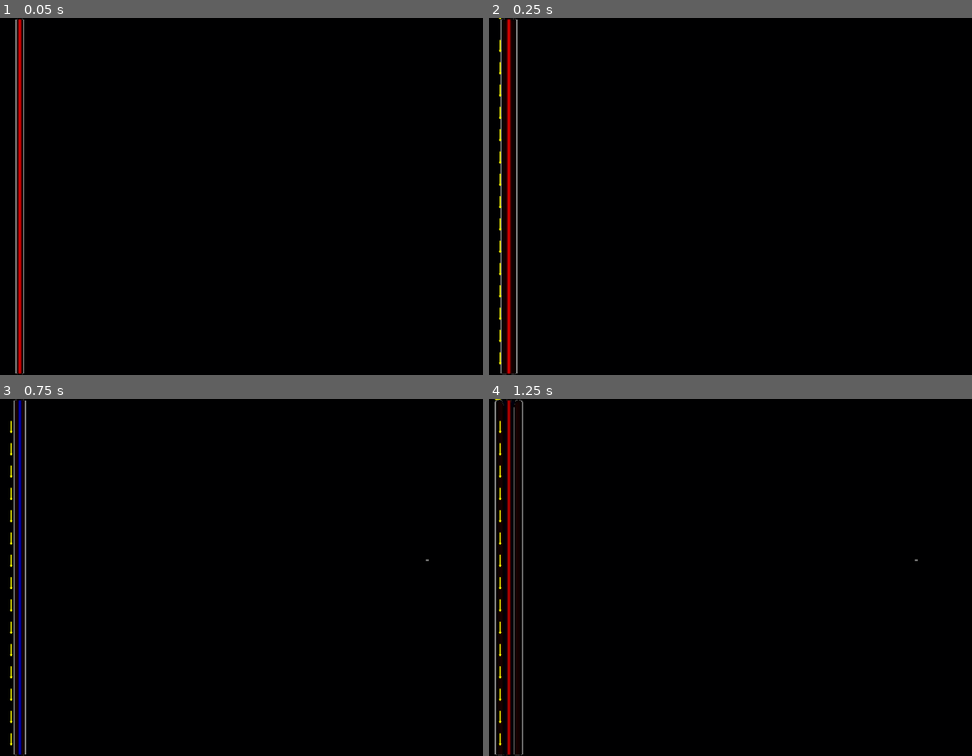
Above: before the commit, frames 1-4 (two rows, left to right).
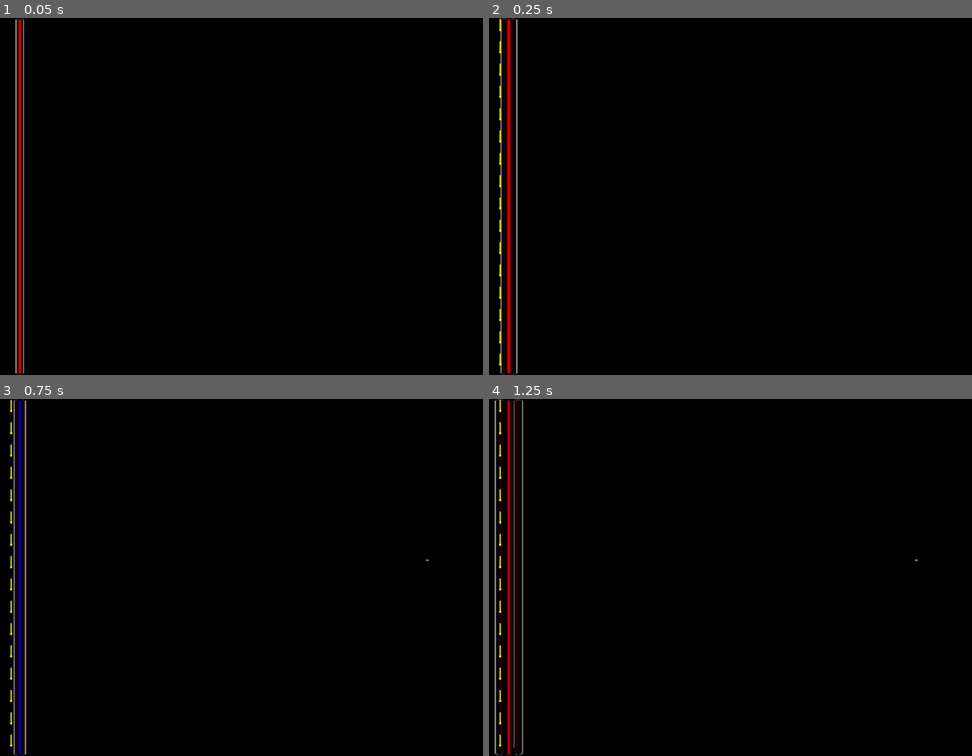
Above: after the commit, the same moments.

Repository: mjXmsdgh/Maxwellsequations
Game: Godot game, scene res://scene/main.tscn
The game is run twice, just before and just after one commit, with the same random seed, the same clock (stepped at 60 frames per second) and the same inputs. The project has no main scene, so this scene is started directly.
Inputs (mouse positions are in pixels of both pictures, inside the frame that each line leads up to):
- Up to frame 1 (0.05 s): no input
- Up to frame 2 (0.25 s): no input
- Up to frame 3 (0.75 s): tap Enter at 0.5 s; move the mouse to (425, 559) at 0.52 s; tap R at 0.6 s; click (425, 559) at 0.67 s
- Up to frame 4 (1.25 s): no input

Frame 1 is identical in both runs. In frame 2, 0.1% of the frame differs, in the area x 1-5%, y 0-100%; in frame 3, 0.1%; in frame 4, 0.2%, in the area x 1-8%, y 0-100%.

Commit message:
Fix Yee grid indexing and update logic for FDTD fields
Corrects the update equations and array indexing for Hx and Ez fields to match the standard Yee grid definitions in FDTDEngine.gd. Updates the MagneticFieldVisualizer to interpolate magnetic field vectors at the correct grid locations. Adjusts unit tests to reflect the new indexing and update logic, ensuring accurate validation of field calculations and visualizer interpolation.

Diff:
--- a/script/FDTDEngine.gd
+++ b/script/FDTDEngine.gd
@@ -94,10 +94,15 @@
 func _update_magnetic_field():
 	var update_factor = COURANT_NUMBER * time_scale
 	for y in range(1, GRID_HEIGHT - 1):
-		for x in range(1, GRID_WIDTH - 1):
+		# Hxの更新: Hx(i, j+1/2)はEz(i, j+1)とEz(i, j)から計算される
+		# ループ範囲がHyと異なる場合があるが、ここでは簡単化のため同じループで処理
+		for x in range(1, GRID_WIDTH - 1): # 本来は for x in range(0, GRID_WIDTH -1)
 			var idx = y * GRID_WIDTH + x
-			# 更新量にtime_scaleを適用
-			hx[idx] = hx[idx] - update_factor * (ez[idx] - ez[idx - GRID_WIDTH])
+			# Hxの更新式を、より標準的なYeeグリッドの定義に修正
+			# Hx(i, j+1/2)の更新は -C * (Ez(i, j+1) - Ez(i, j))
+			hx[idx] = hx[idx] - update_factor * (ez[idx + GRID_WIDTH] - ez[idx])
+			# Hyの更新式は元々標準的な定義と一致していた
+			# Hy(i+1/2, j)の更新は C * (Ez(i+1, j) - Ez(i, j))
 			hy[idx] = hy[idx] + update_factor * (ez[idx + 1] - ez[idx])
 
 func _update_electric_field():
@@ -106,8 +111,9 @@
 		for x in range(1, GRID_WIDTH - 1):
 			var idx = y * GRID_WIDTH + x
 
-			# 更新量にtime_scaleを適用
-			ez[idx] = ez[idx] + update_factor * ((hy[idx] - hy[idx - 1]) - (hx[idx + GRID_WIDTH] - hx[idx]))
+			# Hxのインデックス定義の変更に伴い、Ezの更新式も修正
+			# dHx/dy は Hx(i, j+1/2) - Hx(i, j-1/2) -> hx[idx] - hx[idx - GRID_WIDTH]
+			ez[idx] = ez[idx] + update_factor * ((hy[idx] - hy[idx - 1]) - (hx[idx] - hx[idx - GRID_WIDTH]))
 
 			if obstacle_map[idx] == OBSTACLE_VALUE:
 				ez[idx] = 0.0
--- a/script/MagneticFieldVisualizer.gd
+++ b/script/MagneticFieldVisualizer.gd
@@ -62,13 +62,15 @@
 
 	# 描画するベクトルのデータを準備（計算の重複を避けるため）
 	var vectors_to_draw: Array[Dictionary] = []
-	# 補間に伴う配列の範囲外アクセスを避けるため、ループ範囲を調整
-	for y in range(0, grid_height - 1, draw_step):
+	# 補間に伴う配列の範囲外アクセスを避けるため、ループ範囲を y=1 から開始
+	for y in range(1, grid_height - 1, draw_step):
 		for x in range(1, grid_width, draw_step):
 			var idx = y * grid_width + x
 
-			# Yeeグリッドのスタッガード配置を考慮し、磁場ベクトルをグリッド中心に補間
-			var hx_interp = (hx[idx] + hx[idx + grid_width]) * 0.5
+			# Yeeグリッドのスタッガード配置を考慮し、磁場ベクトルをEzグリッド中心(i,j)に補間
+			# Hx(i,j) = ( Hx(i, j+1/2) + Hx(i, j-1/2) ) / 2
+			# Hx(i, j+1/2) -> hx[idx], Hx(i, j-1/2) -> hx[idx - grid_width]
+			var hx_interp = (hx[idx] + hx[idx - grid_width]) * 0.5
 			var hy_interp = (hy[idx] + hy[idx - 1]) * 0.5
 			var vec_h = Vector2(hx_interp, hy_interp)
 
--- a/test/test_magnetic_field.gd
+++ b/test/test_magnetic_field.gd
@@ -59,14 +59,19 @@
 	# Ez(source_pos) = 1.0 によって、周囲のHxとHyが理論通りに変化したかを確認する。
 	var update_factor = FDTDEngine.COURANT_NUMBER * engine.time_scale
 
-	# Hxの期待値: Hx(i, j+1/2)の更新は -C * (Ez(i, j+1) - Ez(i, j))
-	# hx[j*w+i] は Hx(i, j-1/2) に対応
-	var hx_idx_below = source_pos.y * grid_width + source_pos.x
-	var expected_hx_below = -update_factor * (source_strength - 0.0)
+	# Hxの期待値: hx[j*w+i] は Hx(i, j+1/2) に対応する。
+	# 更新式: Hx(i, j+1/2) = Hx(i, j+1/2) - C * (Ez(i, j+1) - Ez(i, j))
+
+	# Hx below source: Hx(i, j-1/2) -> hx[(j-1)*w+i]
+	# この更新は Ez(i,j) と Ez(i,j-1) を使う
+	var hx_idx_below = (source_pos.y - 1) * grid_width + source_pos.x
+	var expected_hx_below = -update_factor * (source_strength - 0.0) # -C * (Ez(i,j) - Ez(i,j-1))
 	check.call(engine.hx[hx_idx_below], expected_hx_below, "Hx calculation (below source)")
 
-	var hx_idx_above = (source_pos.y + 1) * grid_width + source_pos.x # Hx(i, j+1/2)
-	var expected_hx_above = -update_factor * (0.0 - source_strength)
+	# Hx above source: Hx(i, j+1/2) -> hx[j*w+i]
+	# この更新は Ez(i,j+1) と Ez(i,j) を使う
+	var hx_idx_above = source_pos.y * grid_width + source_pos.x
+	var expected_hx_above = -update_factor * (0.0 - source_strength) # -C * (Ez(i,j+1) - Ez(i,j))
 	check.call(engine.hx[hx_idx_above], expected_hx_above, "Hx calculation (above source)")
 
 	# Hyの期待値: Hy(i+1/2, j)の更新は C * (Ez(i+1, j) - Ez(i, j))
@@ -79,9 +84,9 @@
 	var expected_hy_right = update_factor * (0.0 - source_strength)
 	check.call(engine.hy[hy_idx_right], expected_hy_right, "Hy calculation (right of source)")
 
-	if not all_tests_passed: return false
-	print("  [PASS] FDTDEngine magnetic field calculation logic.")
-	return true
+	if all_tests_passed:
+		print("  [PASS] FDTDEngine magnetic field calculation logic.")
+	return all_tests_passed
 
 
 # FDTDEngineの電場計算ロジックを検証するテスト
@@ -124,18 +129,20 @@
 	# --- Test Case 2: Curl from Hx ---
 	var engine_hx = FDTDEngine.new()
 	engine_hx.initialize()
-	engine_hx.hx[test_idx] = h_strength # Corresponds to Hx(i, j-1/2)
+	# hx[test_idx] は Hx(i, j+1/2) に対応
+	engine_hx.hx[test_idx] = h_strength
 	engine_hx._update_electric_field()
 
-	# Ez(i,j) update: -C * (Hx(i,j+1/2) - Hx(i,j-1/2)) -> -C * (hx[(j+1)*w+i] - hx[j*w+i])
-	# Ez(i,j) at test_idx gets a positive contribution from hx[test_idx] (i.e., from Hx(i, j-1/2))
-	var expected_ez_from_hx = update_factor * h_strength
-	check.call(engine_hx.ez[test_idx], expected_ez_from_hx, "Ez(i,j) from Hx(i,j-1/2)")
+	# Ez(i,j)の更新式: ... - C * (Hx(i, j+1/2) - Hx(i, j-1/2))
+	# -> ... - C * (hx[j*w+i] - hx[(j-1)*w+i])
 
-	# Ez(i,j-1) update: -C * (Hx(i,j-1/2) - Hx(i,j-3/2)) -> -C * (hx[j*w+i] - hx[(j-1)*w+i])
-	# Ez(i,j-1) at test_idx-grid_width gets a negative contribution from hx[test_idx] (i.e., from Hx(i, j-1/2))
-	var expected_ez_from_hx_below = -update_factor * h_strength
-	check.call(engine_hx.ez[test_idx - grid_width], expected_ez_from_hx_below, "Ez(i,j-1) from Hx(i,j-1/2)")
+	# Ez(i,j) at test_idx is affected negatively by hx[test_idx] (which is Hx(i, j+1/2))
+	var expected_ez_from_hx = -update_factor * h_strength
+	check.call(engine_hx.ez[test_idx], expected_ez_from_hx, "Ez(i,j) from Hx(i,j+1/2)")
+
+	# Ez(i,j+1) at test_idx+grid_width is affected positively by hx[test_idx] (which is Hx(i, j+1/2))
+	var expected_ez_at_pos_plus_1_y = update_factor * h_strength
+	check.call(engine_hx.ez[test_idx + grid_width], expected_ez_at_pos_plus_1_y, "Ez(i,j+1) from Hx(i,j+1/2)")
 
 	if not all_tests_passed:
 		printerr("  -> Sub-test FAILED: Electric field calculation (from Hx).")
@@ -160,17 +167,18 @@
 	var test_idx = test_pos.y * grid_width + test_pos.x
 
 	# 補間に使う値を設定
-	var hx_val1 = 0.8
-	var hx_val2 = 0.2
+	var hx_val1 = 0.8 # Corresponds to hx[test_idx] or Hx(i, j+1/2)
+	var hx_val2 = 0.2 # Corresponds to hx[test_idx - grid_width] or Hx(i, j-1/2)
 	var hy_val1 = 0.6
 	var hy_val2 = 0.4
 	hx[test_idx] = hx_val1
-	hx[test_idx + grid_width] = hx_val2
+	hx[test_idx - grid_width] = hx_val2
 	hy[test_idx] = hy_val1
 	hy[test_idx - 1] = hy_val2
 
 	# 2. 実行: Visualizerの補間ロジックを直接実行
-	var hx_interp = (hx[test_idx] + hx[test_idx + grid_width]) * 0.5
+	# 新しいロジック: Hx(i,j) = ( Hx(i, j+1/2) + Hx(i, j-1/2) ) / 2
+	var hx_interp = (hx[test_idx] + hx[test_idx - grid_width]) * 0.5
 	var hy_interp = (hy[test_idx] + hy[test_idx - 1]) * 0.5
 
 	# 3. 検証
@@ -186,6 +194,6 @@
 	check.call(hx_interp, expected_hx_interp, "Visualizer Hx interpolation")
 	check.call(hy_interp, expected_hy_interp, "Visualizer Hy interpolation")
 
-	if not all_tests_passed: return false
-	print("  [PASS] MagneticFieldVisualizer interpolation logic.")
-	return true
+	if all_tests_passed:
+		print("  [PASS] MagneticFieldVisualizer interpolation logic.")
+	return all_tests_passed
